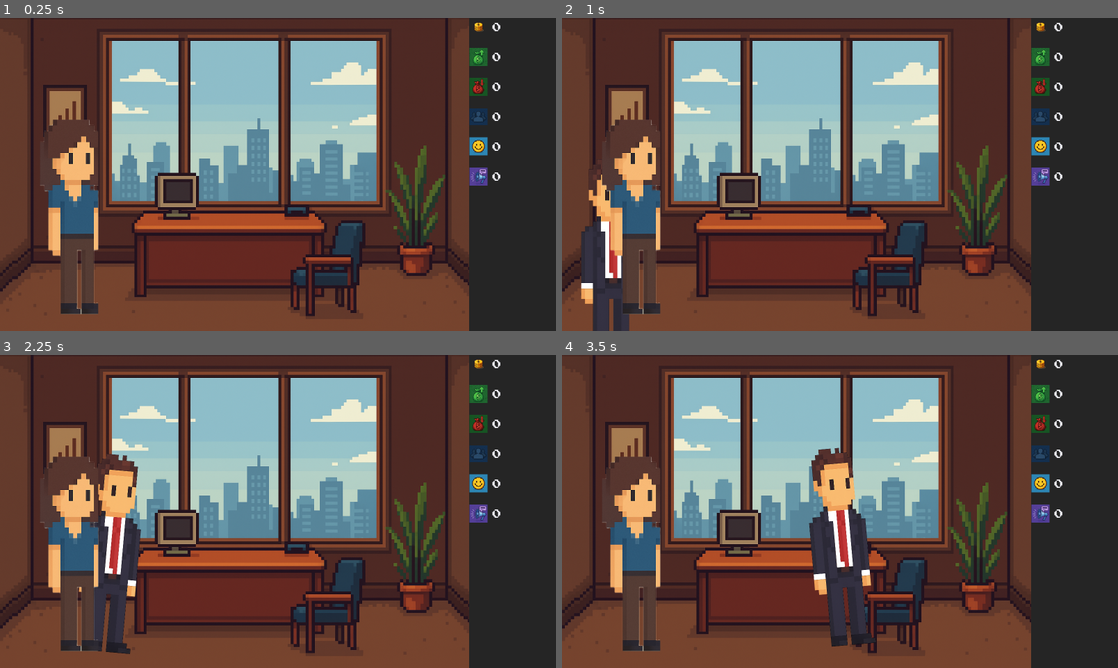
Above: before the commit, frames 1-4 (two rows, left to right).
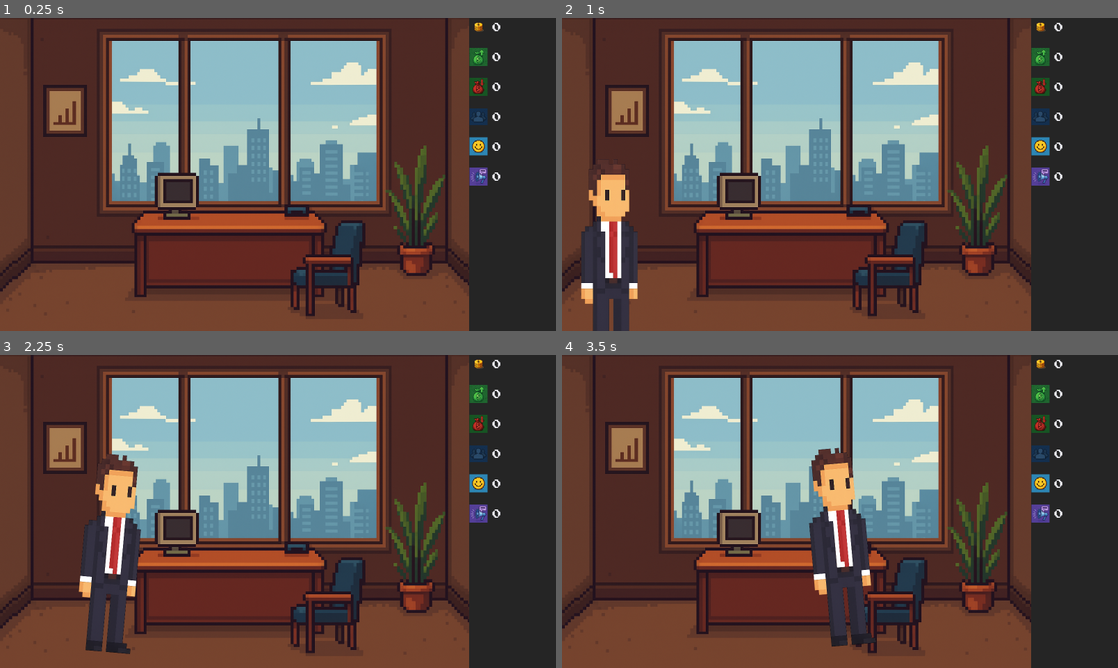
Above: after the commit, the same moments.

Repository: IU-Internationale-Hochschule-Augsburg/You-re-the-Boss-Now
Game: Godot game, scene res://main.tscn
Two runs of this game, one before a commit and one after it. Both use one fixed random seed, a clock stepped at 60 frames per second and the inputs below.
Inputs:
- Up to frame 1 (0.25 s): no input
- Up to frame 2 (1 s): tap Enter at 0.5 s
- Up to frame 3 (2.25 s): no input
- Up to frame 4 (3.5 s): no input

The runs differ from the first frame. In frame 1, 3.7% of the frame differs, in the area x 7-18%, y 32-95%; in frame 2, 3.8%; in frame 3, 3.7%; in frame 4, 3.7%.

Commit message:
fixed employee position on start

Diff:
--- a/Scripts/World.gd
+++ b/Scripts/World.gd
@@ -38,7 +38,6 @@
 	$TaskControl.openTask()
 	$TaskControl.visible = true
 	tasks_left = 2
-	print($TaskControl.visible)
 
 func _end_quarter_1():
 	CompanyState.quarter_update()
--- a/main.tscn
+++ b/main.tscn
@@ -63,7 +63,7 @@
 "times": PackedFloat32Array(0),
 "transitions": PackedFloat32Array(1),
 "update": 0,
-"values": [Vector2(-601, 122)]
+"values": [Vector2(-900, 200)]
 }
 tracks/1/type = "value"
 tracks/1/imported = false
@@ -160,7 +160,7 @@
 }
 
 [node name="Employee1" type="Sprite2D" parent="."]
-position = Vector2(-601, 122)
+position = Vector2(-900, 200)
 scale = Vector2(0.506836, 0.648438)
 texture = ExtResource("10_4c57u")
 script = ExtResource("11_efxa6")
